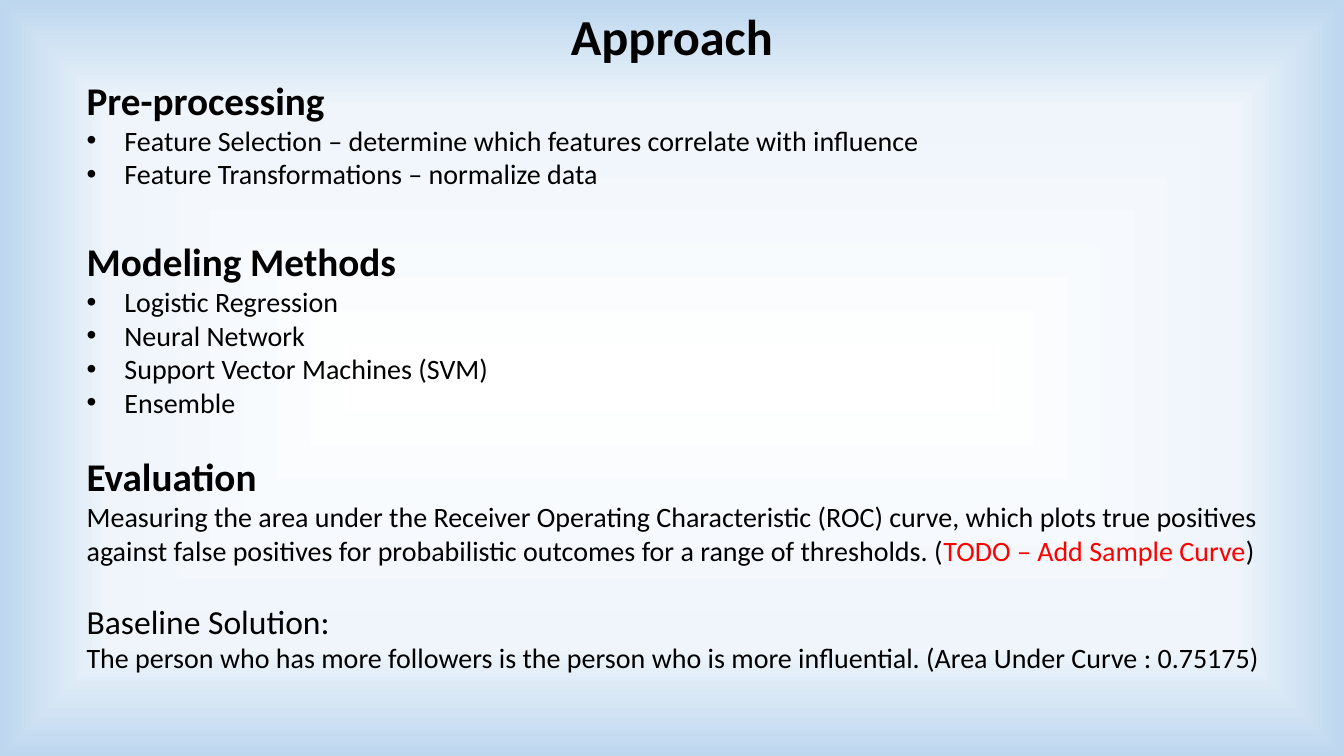
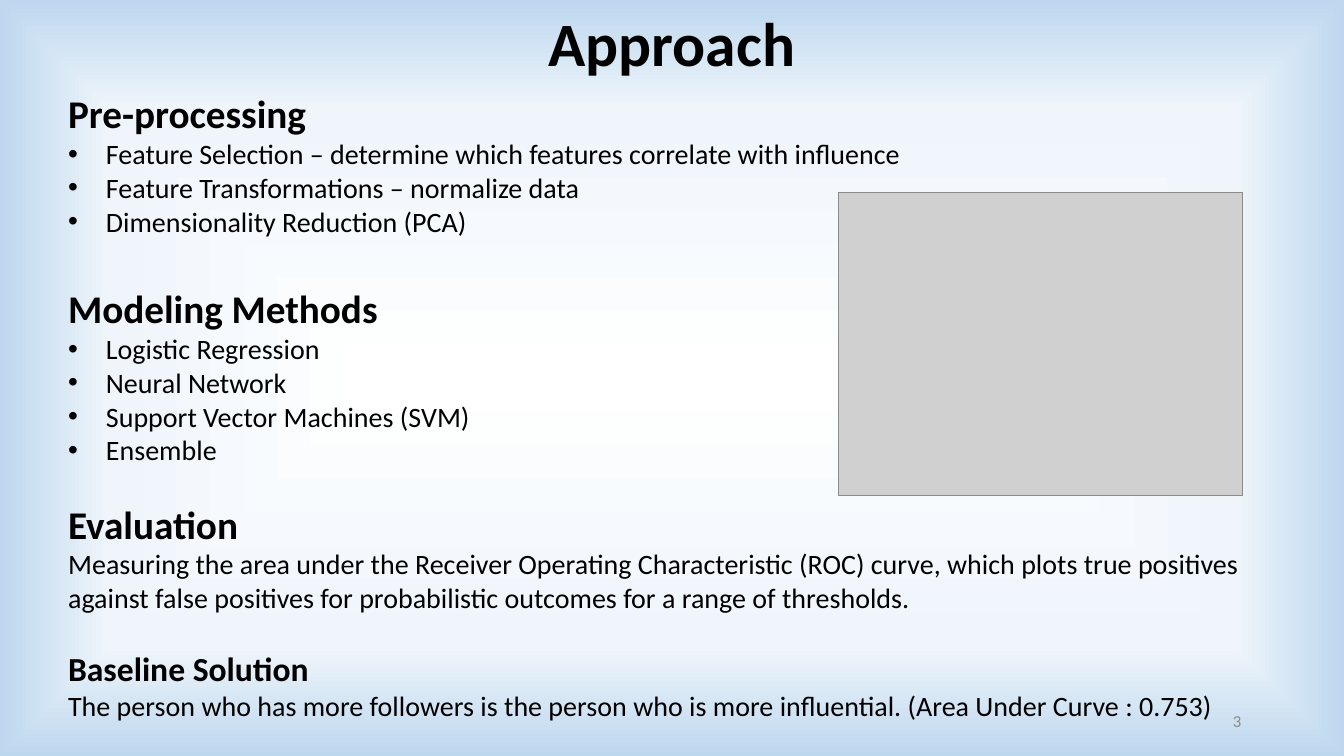
Before and after one commit to akshaymehra24/who-is-more-influential, a slide deck: slide 3 of Predicting Influencers in a Social Network.pptx. Drawn at 1344x756 pixels with LibreOffice and Linux fonts; fonts in the diff are those of the drawing; grey boxes stand for pictures. Boxes give left, top, right and bottom in pixels: in the first picture for what was removed or moved away, otherwise in the second. Text is boxed around its words. In the diff, an @@ line names an element or a change of style, - is before the commit and + after.

```diff
--- a/Predicting Influencers in a Social Network.pptx
+++ b/Predicting Influencers in a Social Network.pptx
@@ text "Approach" at box(548, 22, 795, 76): size 36 to 44 pt @@
@@ text "Pre-processing": place and size @@
-text "Pre-processing" at box(87, 87, 1259, 673)
+text "Pre-processing" at box(68, 100, 1238, 721)
@@ picture added at box(839, 193, 1243, 496) @@
@@ text at box(106, 211, 467, 237): paragraph added @@
+• Dimensionality Reduction (PCA)
@@ text at box(68, 553, 1238, 721): text changed @@
-Measuring the area under the Receiver Operating Characteristic (ROC) curve, which plots true positives against false positives for probabilistic outcomes for a range of thresholds. (TODO – Add Sample Curve)
-Baseline Solution:
-The person who has more followers is the person who is more influential. (Area Under Curve : 0.75175)
+Measuring the area under the Receiver Operating Characteristic (ROC) curve, which plots true positives against false positives for probabilistic outcomes for a range of thresholds.
+Baseline Solution
+The person who has more followers is the person who is more influential. (Area Under Curve : 0.753)
@@ page number added at box(1233, 716, 1241, 727), 12 pt, text #8C8C8C @@
+3
```
Also in this commit, not shown: 5 other slides changed, 8 slides added, 10 slides removed, 13 other files.
